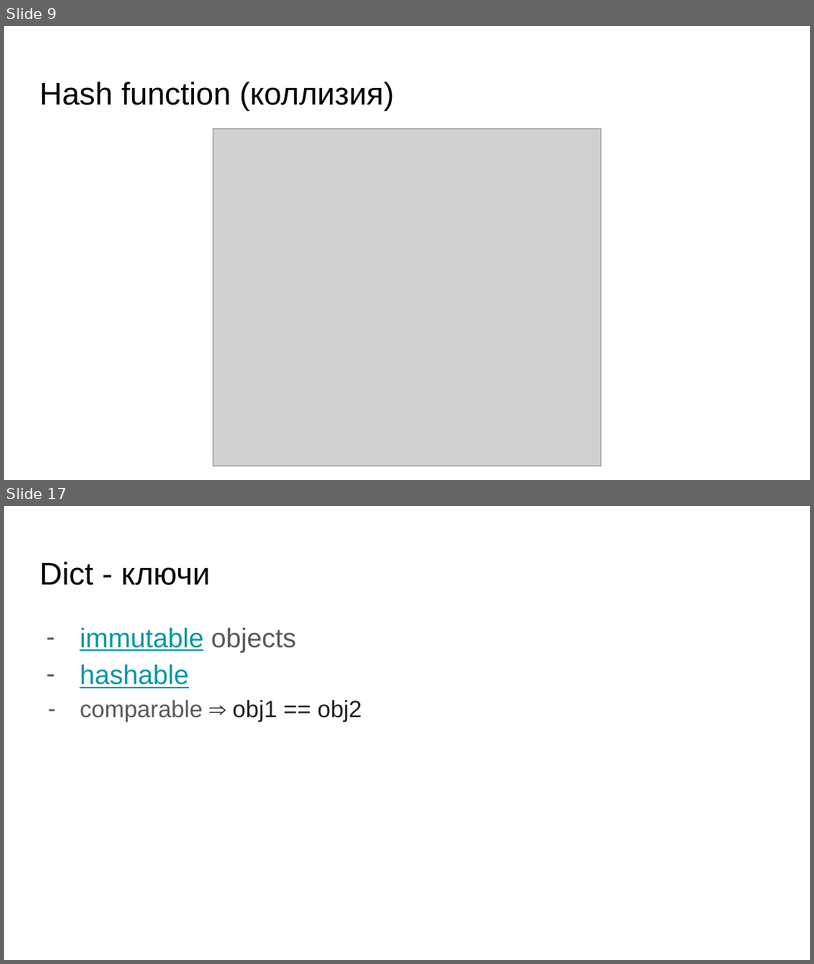
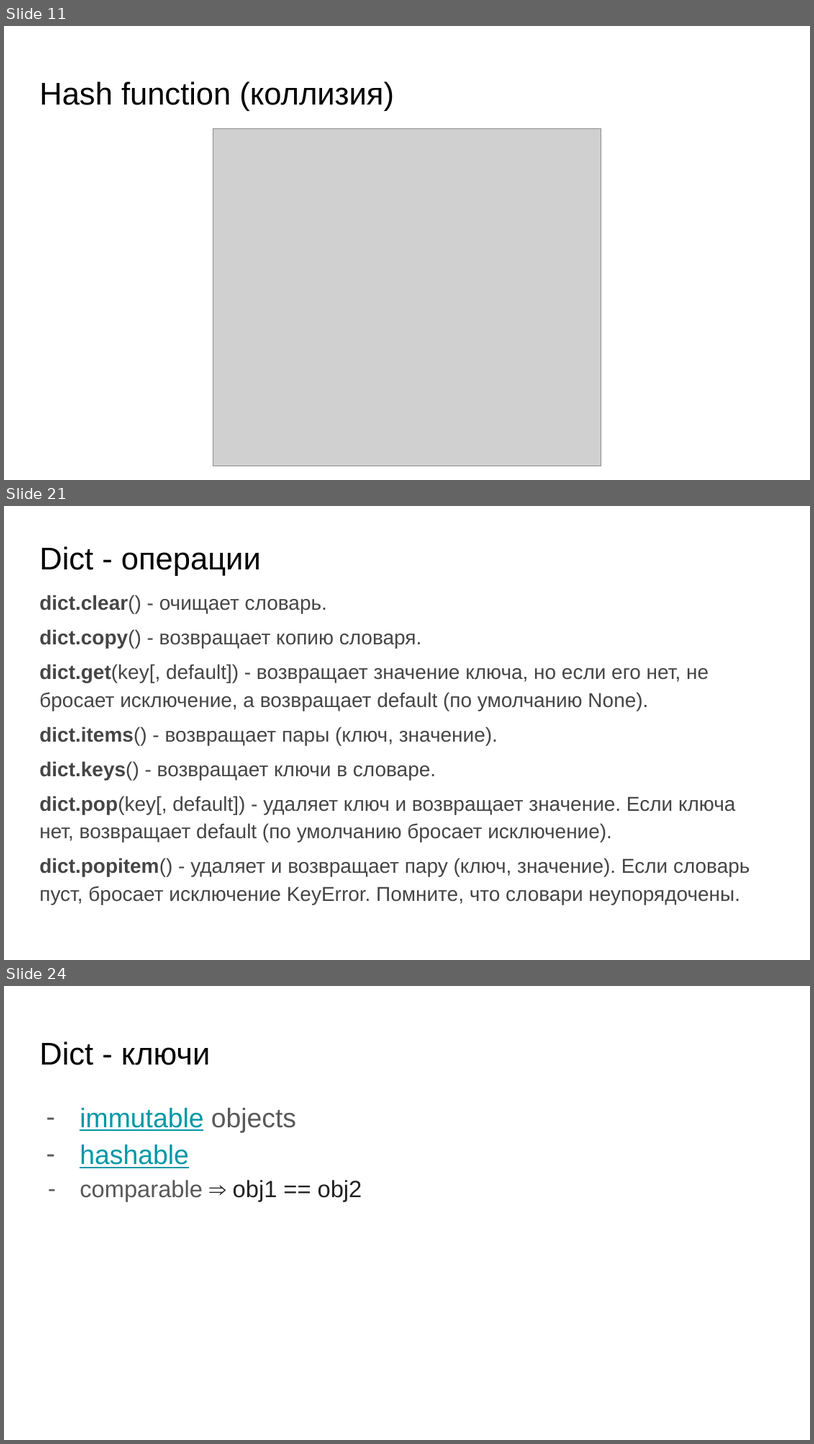
Before and after one commit to skhayrulin/python_course, a slide deck: lecture/Lecture6.pptx. Shown one above the other, each under a label of ours: slides 9 and 17 before the commit, slides 11, 21 and 24 after it; the slides between them are not shown. The pictures are 814x964 and 814x1444 pixels, drawn with LibreOffice and Linux fonts; fonts in the diff are those of the drawing; grey boxes stand for pictures. Boxes give left, top, right and bottom in pixels: in the first picture for what was removed or moved away, otherwise in the second. Text is boxed around its words. In the diff, an @@ line names an element or a change of style, - is before the commit and + after.

```diff
--- a/lecture/Lecture6.pptx
+++ b/lecture/Lecture6.pptx
@@ slide 21 added at <box>4,506,810,960</box>, background #FFFFFF @@
@@ title added at <box>39,546,261,576</box>, 28 pt, text #000000 @@
+Dict - операции
@@ text added at <box>39,595,750,904</box>, 18 pt, text #454545 @@
+dict.clear() - очищает словарь.
+dict.copy() - возвращает копию словаря.
+dict.get(key[, default]) - возвращает значение ключа, но если его нет, не бросает исключение, а возвращает default (по умолчанию None).
+dict.items() - возвращает пары (ключ, значение).
+dict.keys() - возвращает ключи в словаре.
+dict.pop(key[, default]) - удаляет ключ и возвращает значение. Если ключа нет, возвращает default (по умолчанию бросает исключение).
+dict.popitem() - удаляет и возвращает пару (ключ, значение). Если словарь пуст, бросает исключение KeyError. Помните, что словари неупорядочены.
@@ what was slide 9 is now slide 11 @@
@@ what was slide 17 is now slide 24 @@
```
Also in this commit, not shown: 4 slides changed, 20 other slides added, 1 slide removed, 1 other file.
